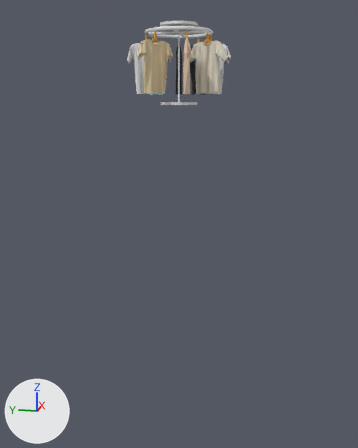
Two versions of the Blender file Project 4/Project 4/Assets/BlenderObjects/circleRack.blend, one commit apart.
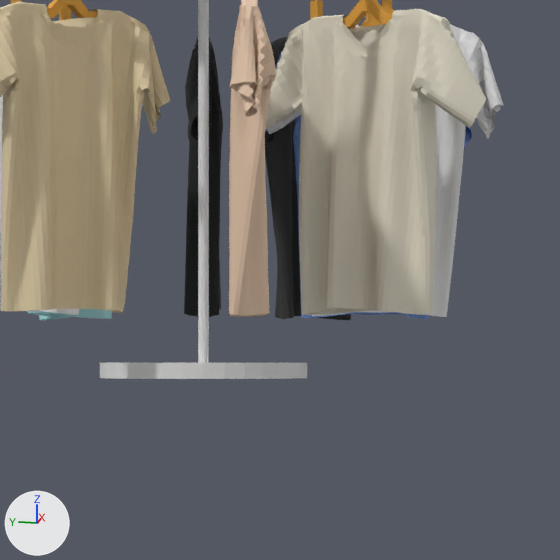
Each version appears first whole from a 50 mm camera at (-39.47, -12.78, -0.99) aimed at (0.57, -4.77, -11.0), and next in a close-up on the part from 40% to 67% of the width and 9% to 30% of the height. The lights are fixed; the arrows at lower left show +X, +Y and +Z. The older version's two pictures come first.
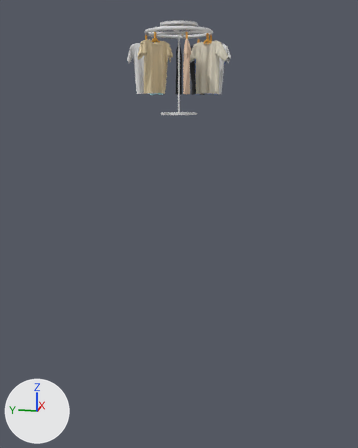
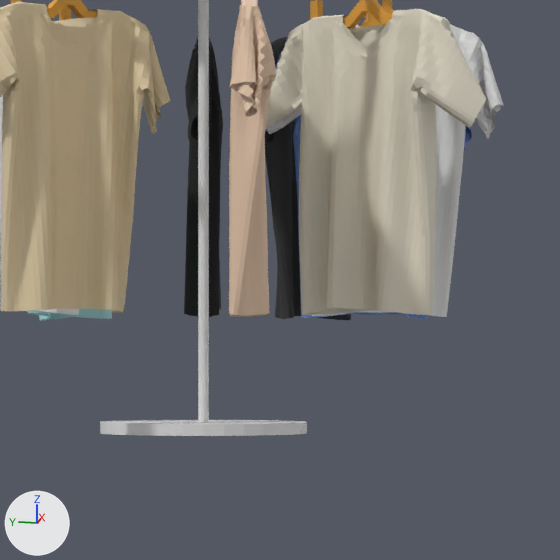
Commit message: edited rack height

The change in detail:
me_cylinder_004 is used by ob_cylinder_004; location (0.0, -4.87, -0.35); scale (1.42, 1.42, 0.1).
me_cylinder_004 had 896 vertices, 746 faces and spanned x -1.8..1.8, y -1.8..1.8, z -8.7..51.4.
me_cylinder_004 now has 896 vertices, 746 faces and spans x -1.8..1.8, y -1.8..1.8, z -16.1..51.4.
me_cylinder_004 part 1: the loose piece of 64 vertices spanning x -1.0..1.0, y -1.0..1.0, z -8.7..-6.6 is scaled about its middle by (1, 1, 0.743), then moved by (0.0, 0.0, -7.6).
me_cylinder_004 part 2: all 32 vertices in x -0.1..0.1, y -0.1..0.1, z -6.8 are moved by (0.0, 0.0, -8.5).

Where the change shows, as pixel boxes (x1, y1, x2, y2) in the close-ups (560 x 560 px; the box of a moved part takes in the faces that stretch with it):
'Cylinder.004', reshaped
    before: (100, 0, 307, 379)
    after: (100, 0, 307, 436)
part 1 of me_cylinder_004, moved or reshaped
    before: (100, 363, 307, 379)
    after: (100, 420, 307, 436)
part 2 of me_cylinder_004, moved or reshaped
    before: (198, 0, 209, 363)
    after: (198, 0, 209, 422)
